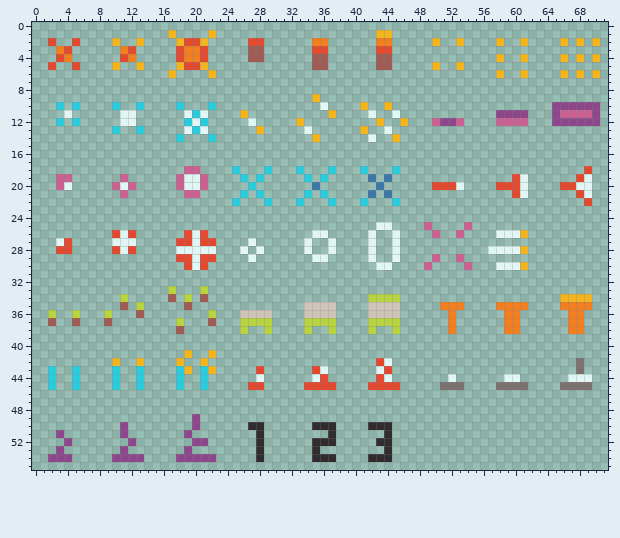
Pixel-art file: asset_src/graphics/characters/player/spells/spells.ase. The first picture shows the starting point.
72x56 pixels, 1 frame.
Once edited:
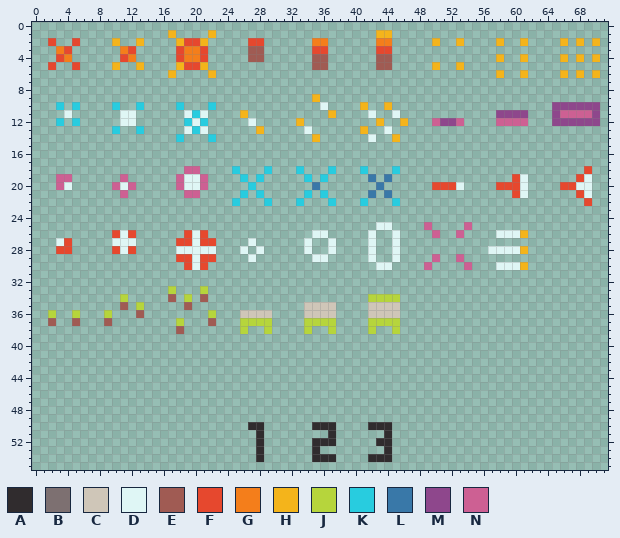
Palette (. is transparent): A #302c2e  B #7d7071  C #cfc6b8  D #dff6f5  E #a05b53  F #e6482e  G #f47e1b  H #f4b41b  J #b6d53c  K #28ccdf  L #3978a8  M #8e478c  N #cd6093
Author's note on the commit: add bwoom spell
Difference:
y 34: x 66..69 HHHH -> ....
y 35: x 51..53 GGG -> ...; x 58..61 GGGG -> ....; x 66..69 GGGG -> ....
y 36..38: x 52 G -> .; x 59..60 GG -> ..; x 67..68 GG -> ..
y 41: x 19 H -> .; x 22 H -> .
y 42: x 10 H -> .; x 13 H -> .; x 18 H -> .; x 21 H -> .; x 43..44 FD -> ..; x 68 B -> .
y 43: x 2 K -> .; x 5 K -> .; x 10 K -> .; x 13 K -> .; x 18..19 KH -> ..; x 21..22 KH -> ..; x 28 F -> .; x 35..36 FD -> ..; x 43..44 DF -> ..; x 68 B -> .
y 44: x 2 K -> .; x 5 K -> .; x 10 K -> .; x 13 K -> .; x 18 K -> .; x 21 K -> .; x 28 D -> .; x 35..36 DF -> ..; x 43..44 FD -> ..; x 52 D -> .; x 59..60 DD -> ..; x 67..69 DDD -> ...
y 45: x 2 K -> .; x 5 K -> .; x 10 K -> .; x 13 K -> .; x 18 K -> .; x 21 K -> .; x 27..28 FF -> ..; x 34..37 FFFF -> ....; x 42..45 FFFF -> ....; x 51..53 BBB -> ...; x 58..61 BBBB -> ....; x 66..69 BBBB -> ....
y 49: x 20 M -> .
y 50: x 11 M -> .; x 20 M -> .
y 51: x 3 M -> .; x 11 M -> .; x 19 M -> .
y 52: x 4 M -> .; x 12 M -> .; x 20..21 MM -> ..
y 53: x 3 M -> .; x 11 M -> .; x 19 M -> .
y 54: x 2..4 MMM -> ...; x 10..13 MMMM -> ....; x 18..22 MMMMM -> .....
